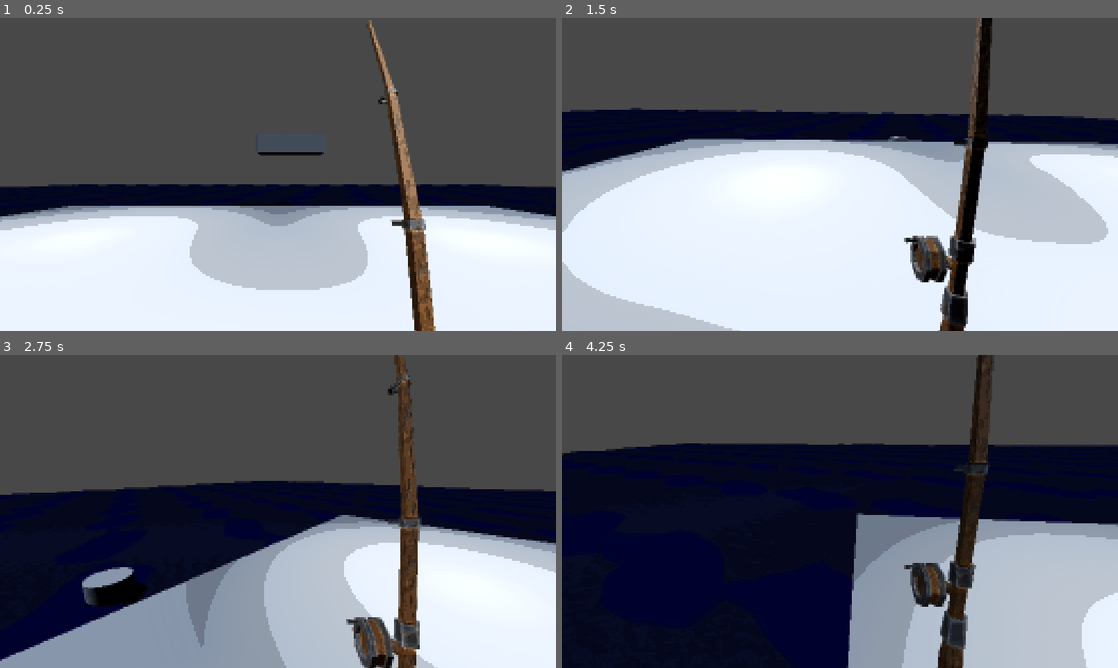
Above: before the commit, frames 1-4 (two rows, left to right).
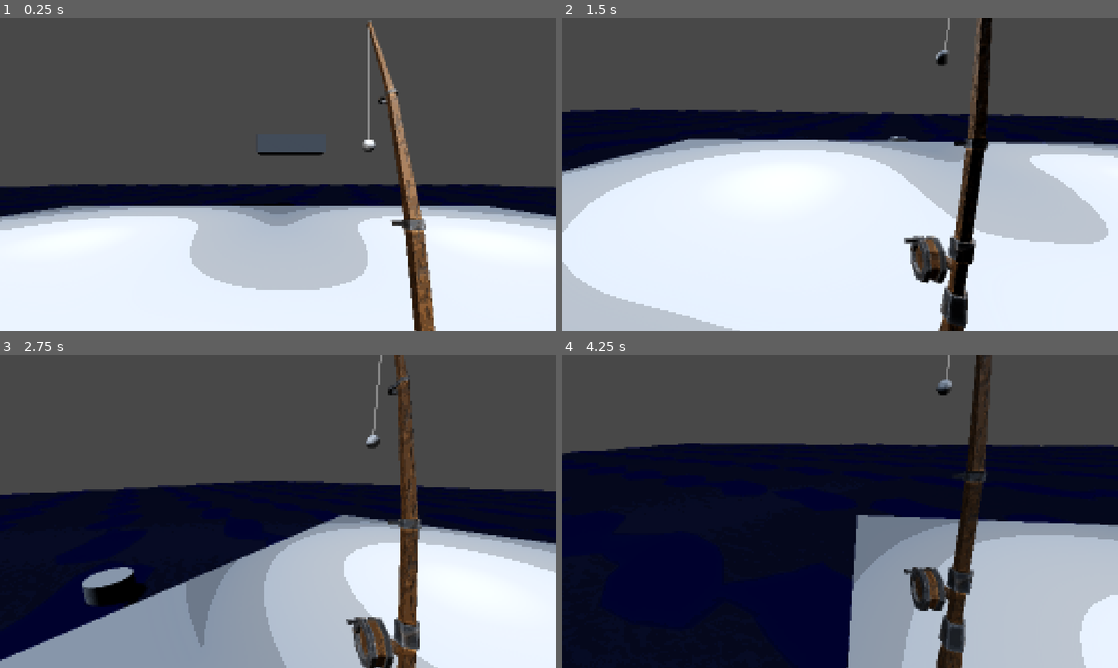
Above: after the commit, the same moments.

Repository: bobiscoolleonardo-collab/Collab
Game: Godot game, scene res://Scenes/game.tscn
Same seed, same stepped clock (60 frames per second), same inputs: the game is played once before the commit and once after it.
Inputs (mouse positions are in pixels of both pictures, inside the frame that each line leads up to):
- Up to frame 1 (0.25 s): no input
- Up to frame 2 (1.5 s): move the mouse to (962, 158) at 0.52 s; hold D (right) 0.53-1.28 s; tap Space (space) at 0.6 s; click (962, 158) at 0.67 s; move the mouse to (812, 174) at 1.27 s; hold W (up) from 1.28 s (still down); tap Shift (sprint) at 1.35 s
- Up to frame 3 (2.75 s): keep holding W (up); move the mouse to (289, 505) at 2.02 s; tap Space (space) at 2.1 s
- Up to frame 4 (4.25 s): keep holding W (up); move the mouse to (834, 517) at 2.77 s; tap Shift (sprint) at 2.85 s; move the mouse to (878, 514) at 3.52 s; tap Space (space) at 3.6 s

The runs differ from the first frame. In frame 1, 0.2% of the frame differs, in the area x 65-68%, y 3-43%; in frame 2, 0.6%; in frame 3, 0.6%; in frame 4, 2.2%, in the area x 13-100%, y 0-100%.

Commit message:
Added physics to the bober for the fishing rod

Diff:
--- a/Scenes/fishing_rod.tscn
+++ b/Scenes/fishing_rod.tscn
@@ -1,11 +1,23 @@
 [gd_scene format=3 uid="uid://cfy2rghhnl1os"]
 
 [ext_resource type="ArrayMesh" uid="uid://c5pc6els45d5f" path="res://Models/Fishing Rods/stylized_fishing_rod.tres" id="1_m7wbm"]
+[ext_resource type="Script" uid="uid://rtuog3bbvxn" path="res://Scripts/Bobber.gd" id="1_t02qk"]
 
 [sub_resource type="ConcavePolygonShape3D" id="ConcavePolygonShape3D_q27nk"]
 data = PackedVector3Array(-0.0001, 1, 0, 0.951, 0.309, 1.6028999, -0.0001, 1, 1.6028999, -0.0001, 1, 0, 0.951, 0.309, 0 …(54189 unchanged characters)…
 
-[node name="FishingRod" type="StaticBody3D" unique_id=69697877]
+[sub_resource type="SphereMesh" id="SphereMesh_m7wbm"]
+radius = 0.03
+height = 0.06
+
+[sub_resource type="SphereShape3D" id="SphereShape3D_88tmn"]
+radius = 0.03
+
+[node name="FishingRod" type="StaticBody3D" unique_id=69697877 node_paths=PackedStringArray("rod_tip", "bobber")]
+script = ExtResource("1_t02qk")
+rod_tip = NodePath("RodTip")
+bobber = NodePath("Bober")
+sway_strength = 100.0
 
 [node name="Rod" type="MeshInstance3D" parent="." unique_id=1826954930]
 transform = Transform3D(7.868049e-09, 0.06, 2.2928226e-16, -2.6226832e-09, 1.1464113e-16, 0.06, 0.06, -7.868049e-09, 2.6226832e-09, 0, 0, 0)
@@ -15,3 +27,16 @@
 [node name="CollisionShape3D" type="CollisionShape3D" parent="." unique_id=1344666682]
 transform = Transform3D(7.868049e-09, 0.06, 2.2928226e-16, -2.6226832e-09, 1.1464113e-16, 0.06, 0.06, -7.868049e-09, 2.6226832e-09, 0, 0, 0)
 shape = SubResource("ConcavePolygonShape3D_q27nk")
+
+[node name="RodTip" type="Marker3D" parent="." unique_id=1283501973]
+transform = Transform3D(1, 0, 0, 0, 1, 0, 0, 0, 1, 0, 2.1116345, -0.11266847)
+
+[node name="Bober" type="StaticBody3D" parent="." unique_id=1873963251]
+transform = Transform3D(1, 0, 0, 0, 1, 0, 0, 0, 1, 0, 1.9145155, -0.173851)
+
+[node name="MeshInstance3D" type="MeshInstance3D" parent="Bober" unique_id=665363294]
+cast_shadow = 0
+mesh = SubResource("SphereMesh_m7wbm")
+
+[node name="CollisionShape3D" type="CollisionShape3D" parent="Bober" unique_id=474173180]
+shape = SubResource("SphereShape3D_88tmn")
--- a/Scenes/player.tscn
+++ b/Scenes/player.tscn
@@ -32,8 +32,10 @@
 [node name="Placement" type="Node3D" parent="Hands" unique_id=697998927]
 transform = Transform3D(1, 0, 0, 0, 1, 0, 0, 0, 1, 0.45480645, -0.81446767, -0.46641988)
 
-[node name="FishingRod" parent="Hands/Placement" unique_id=69697877 instance=ExtResource("2_6t5aa")]
+[node name="FishingRod" parent="Hands/Placement" unique_id=69697877 node_paths=PackedStringArray("camera") instance=ExtResource("2_6t5aa")]
 transform = Transform3D(1, 0, 0, 0, 0.9761219, 0.21722336, 0, -0.21722336, 0.9761219, 0, 0, 0)
+camera = NodePath("../../../neck/Camera3D")
+sway_strength = 0.2
 
 [node name="neck" type="Node3D" parent="." unique_id=2127024264]
 transform = Transform3D(1, 0, 0, 0, 1, 0, 0, 0, 1, 0, 0.45556366, 0)
--- /dev/null
+++ b/Scripts/Bobber.gd
@@ -0,0 +1,85 @@
+extends Node3D
+
+@export var rod_tip: Marker3D
+@export var bobber: Node3D
+@export var camera: Camera3D
+
+# --- sway state ---
+var sway := 0.0
+var sway_velocity := 0.0
+var last_yaw := 0.0
+
+@export var sway_strength := 1.2
+@export var return_speed := 6.0
+@export var damping := 6.0
+@export var bobber_down := 0.6
+
+# --- fishing line ---
+var line_mesh := ImmediateMesh.new()
+var line := MeshInstance3D.new()
+
+
+func _ready():
+	last_yaw = camera.global_rotation.y
+	line.top_level = true
+	line.global_transform = Transform3D.IDENTITY
+
+	# setup line
+	line.mesh = line_mesh
+	add_child(line)
+
+	var mat = StandardMaterial3D.new()
+	mat.shading_mode = BaseMaterial3D.SHADING_MODE_UNSHADED
+	mat.albedo_color = Color(0.8, 0.8, 0.8)
+
+	line.material_override = mat
+	line.cast_shadow = GeometryInstance3D.SHADOW_CASTING_SETTING_OFF
+
+
+func _physics_process(delta):
+	# --- safe camera turn detection ---
+	var yaw = camera.global_rotation.y
+	var turn = wrapf(yaw - last_yaw, -PI, PI)
+	last_yaw = yaw
+
+	turn = clamp(turn, -0.1, 0.1)
+
+	# --- INVERTED sway (your request) ---
+	sway_velocity += turn * sway_strength
+
+	# --- spring back to center ---
+	sway_velocity += -sway * return_speed * delta
+
+	# --- damping ---
+	sway_velocity *= 1.0 / (1.0 + damping * delta)
+
+	# --- integrate ---
+	sway += sway_velocity
+
+	# --- hard settle when idle ---
+	if abs(turn) < 0.01:
+		sway = lerp(sway, 0.0, 4.0 * delta)
+		sway_velocity = lerp(sway_velocity, 0.0, 6.0 * delta)
+
+	# --- position bobber ---
+	var right = camera.global_transform.basis.x
+	var target = rod_tip.global_position + right * sway + Vector3.DOWN * bobber_down
+
+	bobber.global_position = target
+
+
+func _process(_delta):
+	line_mesh.clear_surfaces()
+	line_mesh.surface_begin(Mesh.PRIMITIVE_LINE_STRIP)
+
+	var start: Vector3 = rod_tip.global_position
+	var end: Vector3 = bobber.global_position
+
+	# debug safety (prevents tiny offset illusions)
+	start.y += 0.0
+	end.y += 0.0
+
+	line_mesh.surface_add_vertex(start)
+	line_mesh.surface_add_vertex(end)
+
+	line_mesh.surface_end()
--- a/Scripts/player.gd
+++ b/Scripts/player.gd
@@ -15,21 +15,18 @@
 var sway_smooth := 10.0
 var target_roll := 0.0
 
+var is_moving
+
 var pitch := 0.0
 var sensitivity := 0.01
 
 var mouse_delta := Vector2.ZERO  # <-- NEW
-
-var is_moving : bool = false
-var is_idle : bool = false
-var is_falling : bool = false
 
 var gravity: float = ProjectSettings.get_setting("physics/3d/default_gravity")
 
 @export var neck : Node3D
 @export var camera : Camera3D
 @export var hands : Node3D
-
 
 func _unhandled_input(event: InputEvent) -> void:
 	if event is InputEventMouseButton:
@@ -50,6 +47,8 @@
 
 func _physics_process(delta: float) -> void:
 
+	is_moving = false
+
 	var normalized_mouse_x = mouse_delta.x / max(delta, 0.0001)
 	target_roll = clamp(-normalized_mouse_x * sway_amount * 0.001, -0.9, 0.9)
 	mouse_delta = Vector2.ZERO
@@ -59,9 +58,6 @@
 	camera_bob(delta)
 
 	var speed = sprint_speed if Input.is_action_pressed("sprint") else walk_speed
-	is_moving = false
-	is_idle = true
-	is_falling = false
 
 	if not is_on_floor():
 		velocity.y -= gravity * delta
@@ -75,7 +71,6 @@
 
 	if direction:
 		is_moving = true
-		is_idle = false
 		target_velocity.x = direction.x * speed
 		target_velocity.z = direction.z * speed
 
@@ -103,9 +98,6 @@
 	var vertical := sin(bob_time) * bob_amount
 
 	# landing detection
-	if velocity_y_last < -1.0 and !is_on_floor():
-		is_falling = true
-
 	if is_on_floor() and velocity_y_last < -1.0:
 		landing_offset = 0.12
 
Not shown, added: Scripts/Bobber.gd.uid
